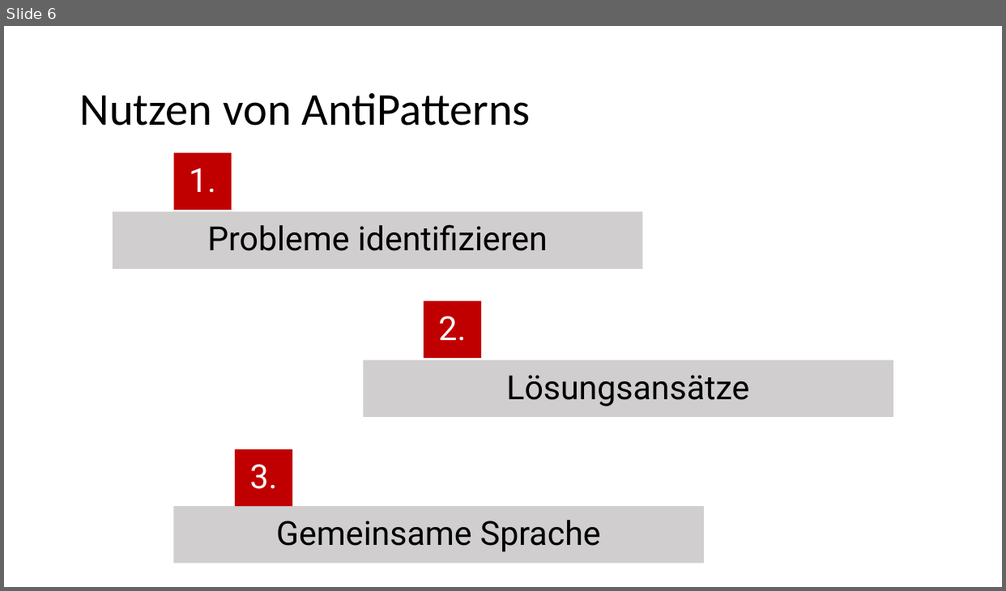
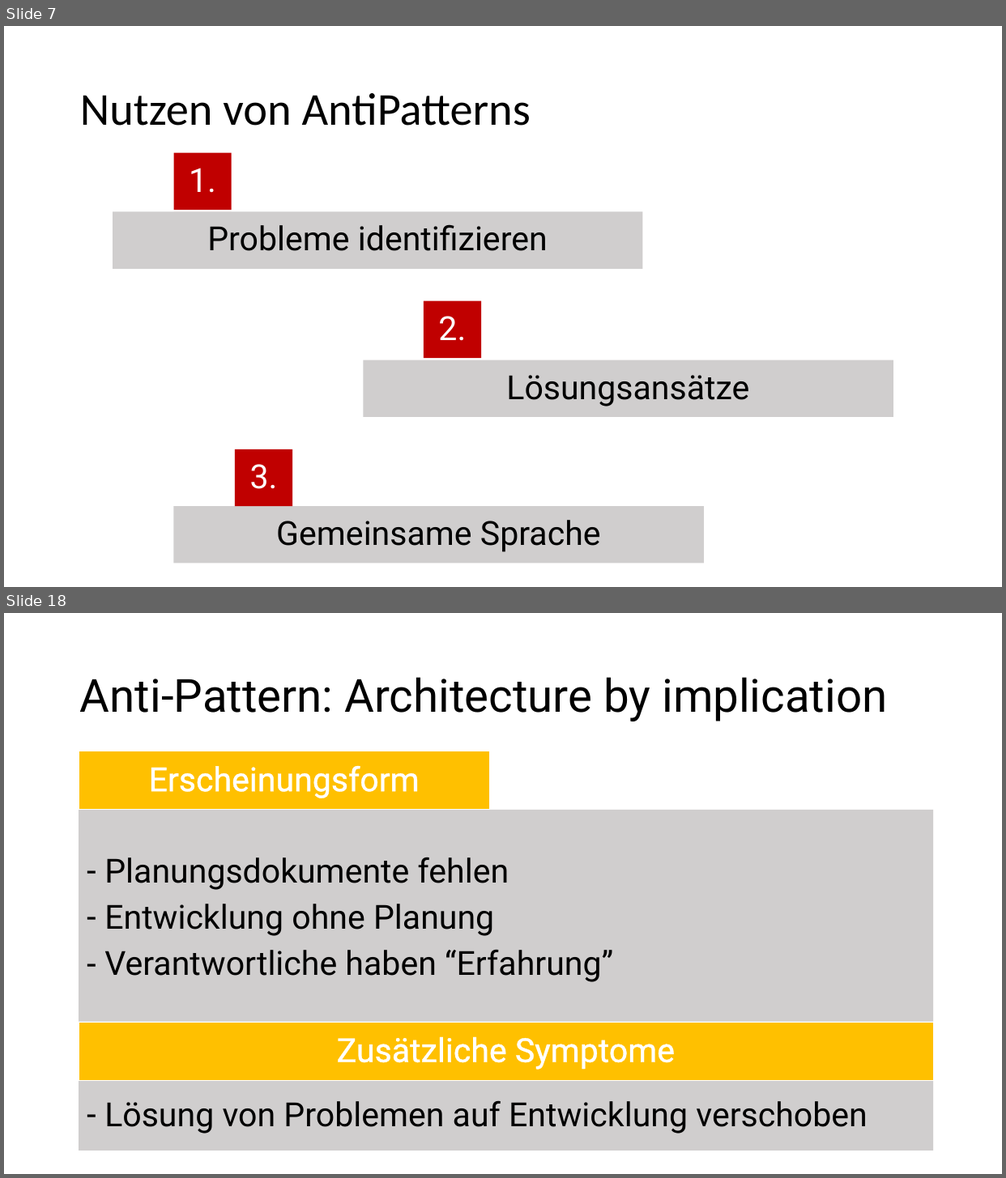
Before and after one commit to tkrieger/AntiPatterns, a slide deck: pres_antipatterns.pptx. Shown one above the other, each under a label of ours: slide 6 before the commit, slides 7 and 18 after it; the slides between them are not shown. The pictures are 1006x591 and 1006x1178 pixels, drawn with LibreOffice and Linux fonts; fonts in the diff are those of the drawing. Boxes give left, top, right and bottom in pixels: in the first picture for what was removed or moved away, otherwise in the second. Text is boxed around its words. In the diff, an @@ line names an element or a change of style, - is before the commit and + after.

```diff
--- a/pres_antipatterns.pptx
+++ b/pres_antipatterns.pptx
@@ slide 18 added at bbox=[4, 613, 1002, 1174], background #FFFFFF @@
@@ title added at bbox=[80, 677, 887, 722], 44 pt, text #000000 @@
+Anti-Pattern: Architecture by implication
@@ rectangle added at bbox=[79, 752, 491, 810], fill #FFC000, outline #FFFFFF 1 pt, 32 pt, text #FFFFFF @@
+Erscheinungsform
@@ rectangle added at bbox=[79, 810, 934, 1022], fill #D0CECE, 32 pt, text #000000 @@
+– Planungsdokumente fehlen
+– Entwicklung ohne Planung
+– Verantwortliche haben “Erfahrung”
@@ rectangle added at bbox=[79, 1023, 934, 1081], fill #FFC000, outline #FFFFFF 1 pt, 32 pt, text #FFFFFF @@
+Zusätzliche Symptome
@@ rectangle added at bbox=[79, 1082, 934, 1152], fill #D0CECE, 32 pt, text #000000 @@
+– Lösung von Problemen auf Entwicklung verschoben
@@ what was slide 6 is now slide 7 @@
```
Also in this commit, not shown: 3 slides changed, 18 other slides added, 4 other files.
